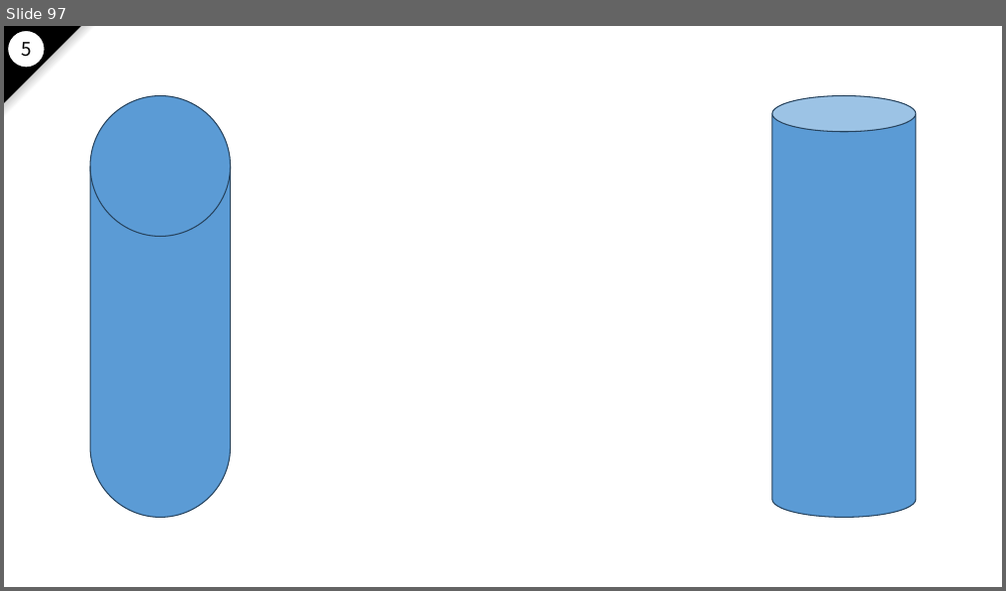
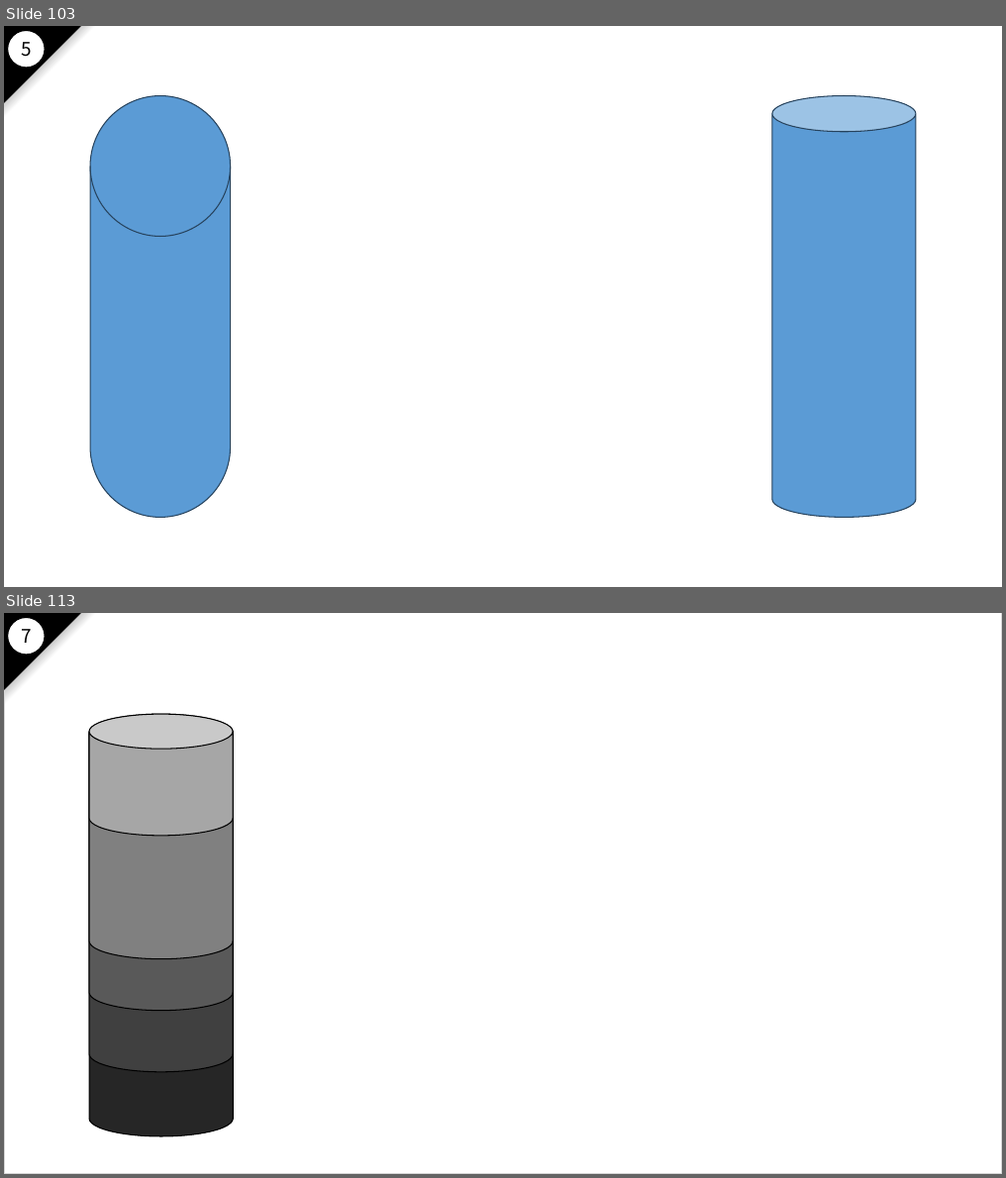
Before and after one commit to nakayama-kazuki/2021, a slide deck: pptx/power-punch-v2.pptx. Shown one above the other, each under a label of ours: slide 97 before the commit, slides 103 and 113 after it; the slides between them are not shown. The pictures are 1006x591 and 1006x1178 pixels, drawn with LibreOffice and Linux fonts; fonts in the diff are those of the drawing; background and template pictures are left out. Boxes give left, top, right and bottom in pixels: in the first picture for what was removed or moved away, otherwise in the second. Text is boxed around its words. In the diff, an @@ line names an element or a change of style, - is before the commit and + after.

```diff
--- a/pptx/power-punch-v2.pptx
+++ b/pptx/power-punch-v2.pptx
@@ slide 113 added at [4, 613, 1002, 1174], background #FFFFFF; not listed: 3 template elements that a slide beside it also shows @@
@@ rectangle added at [4, 613, 1002, 1174], outline #D9D9D9 1 pt @@
@@ text added at [21, 629, 31, 643], 18 pt, text #000000 @@
+7
@@ cylinder added at [89, 715, 233, 1137], fill #262626, outline #000000 1 pt @@
@@ cylinder added at [89, 715, 233, 1072], fill #404040, outline #000000 1 pt @@
@@ cylinder added at [89, 715, 233, 1011], fill #595959, outline #000000 1 pt @@
@@ cylinder added at [89, 714, 233, 959], fill #808080, outline #000000 1 pt @@
@@ cylinder added at [89, 714, 233, 836], fill #A6A6A6, outline #000000 1 pt @@
@@ what was slide 97 is now slide 103 @@
```
Also in this commit, not shown: 41 slides changed, 17 other slides added, 4 slides removed.
